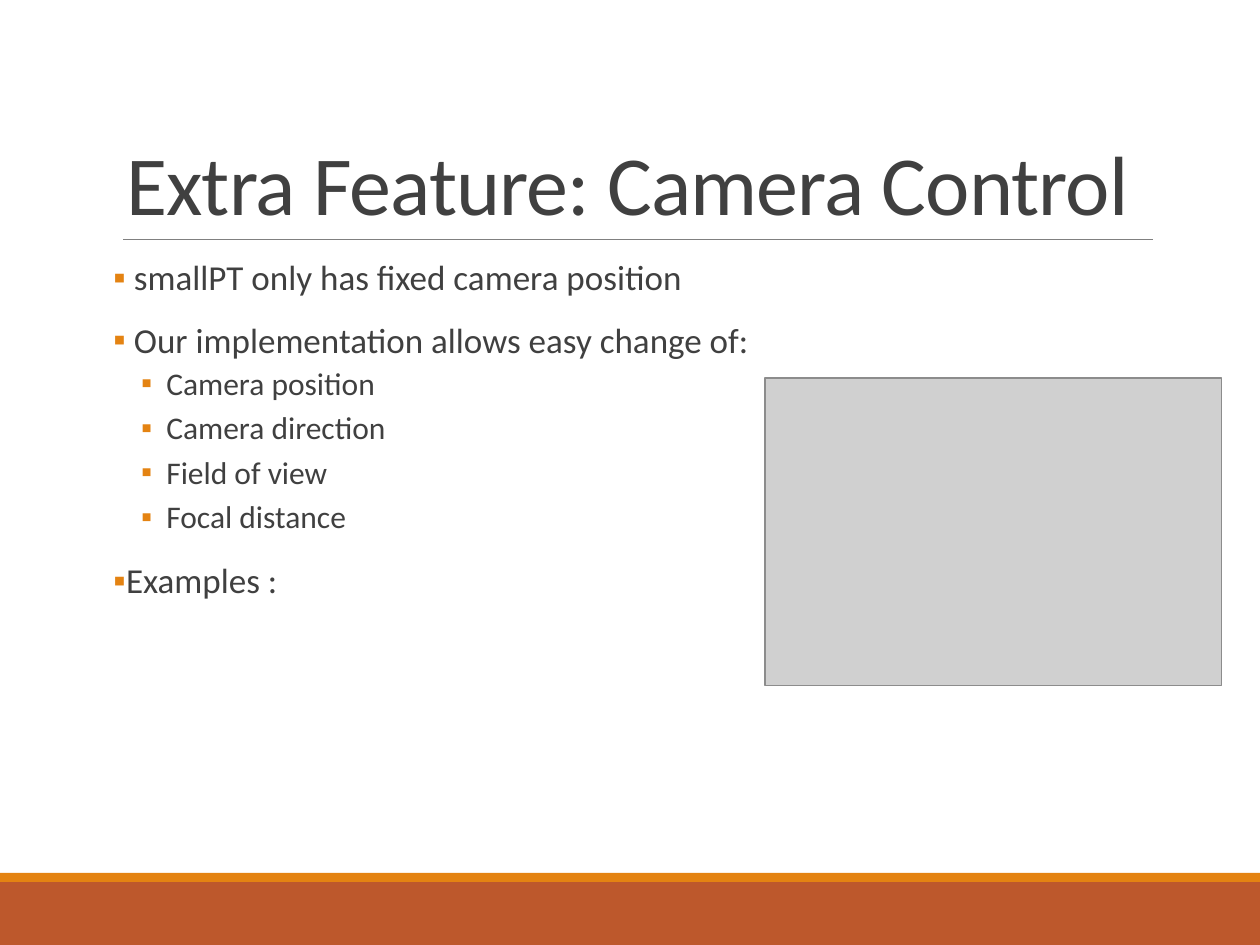
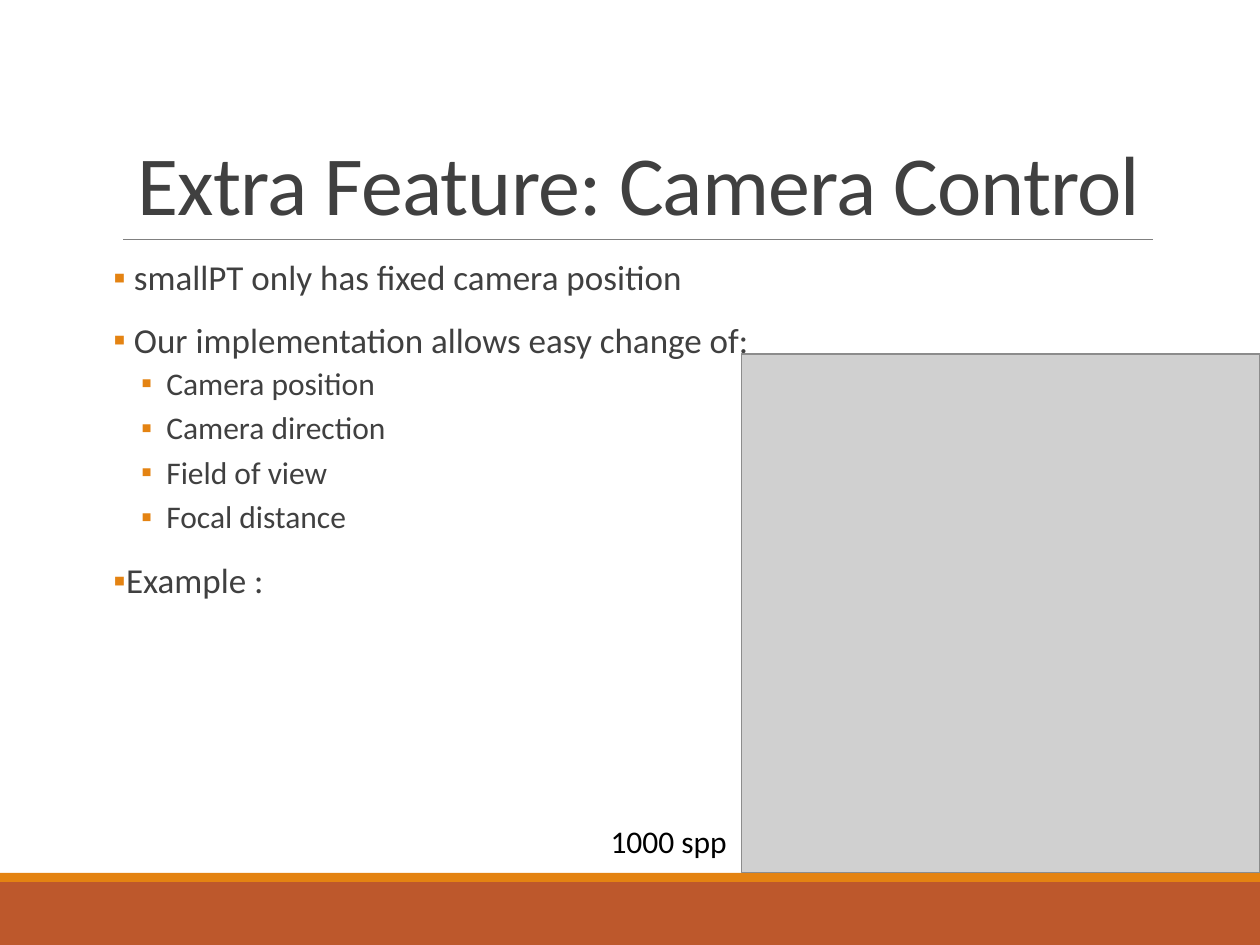
Before and after one commit to Philipp-M/ACG, a slide deck: slide 10 of smallPT_projectACG/presentation/Advanced Computer Graphics.pptx. Drawn at 1260x945 pixels with LibreOffice and Linux fonts; fonts in the diff are those of the drawing; grey boxes stand for pictures. Boxes give left, top, right and bottom in pixels: in the first picture for what was removed or moved away, otherwise in the second. Text is boxed around its words. In the diff, an @@ line names an element or a change of style, - is before the commit and + after.

```diff
--- a/smallPT_projectACG/presentation/Advanced Computer Graphics.pptx
+++ b/smallPT_projectACG/presentation/Advanced Computer Graphics.pptx
@@ title "Extra Feature: Camera Control" at [138,156,1140,216]: alignment left to right @@
@@ picture: place and size @@
-picture at [765,378,1221,685]
+picture at [741,354,1260,873]
@@ text at [126,568,246,599]: text changed @@
-▪ Examples :
+▪ Example :
@@ text added at [611,832,726,858], 18 pt, text #000000 @@
+1000 spp
```
Also in this commit, not shown: 6 other slides changed, 2 slides added, 1 slide removed, 1 other file.
